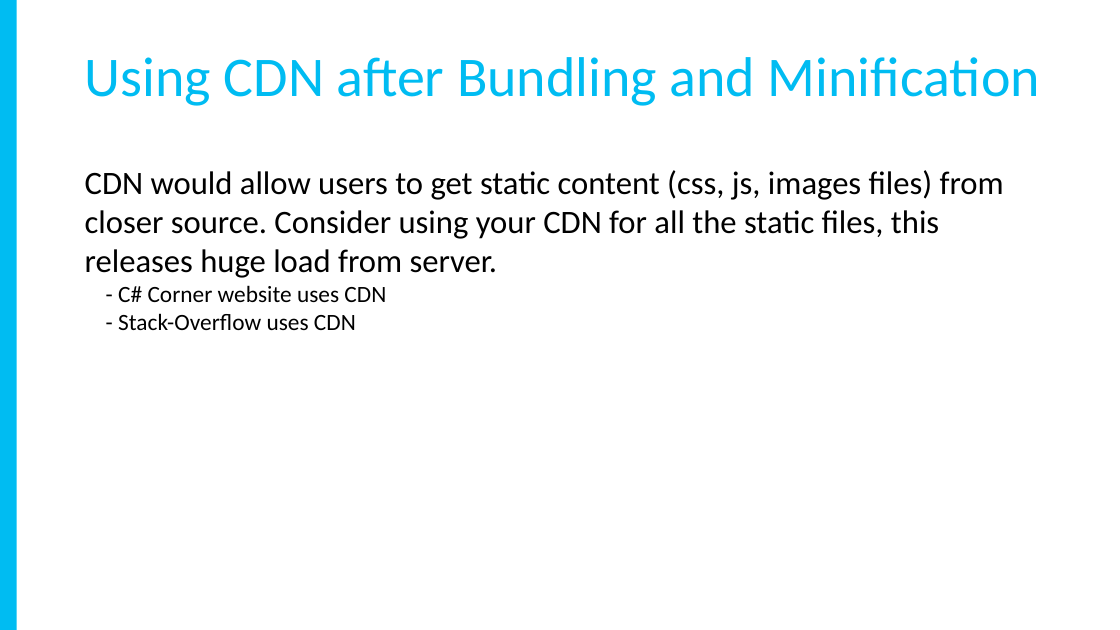
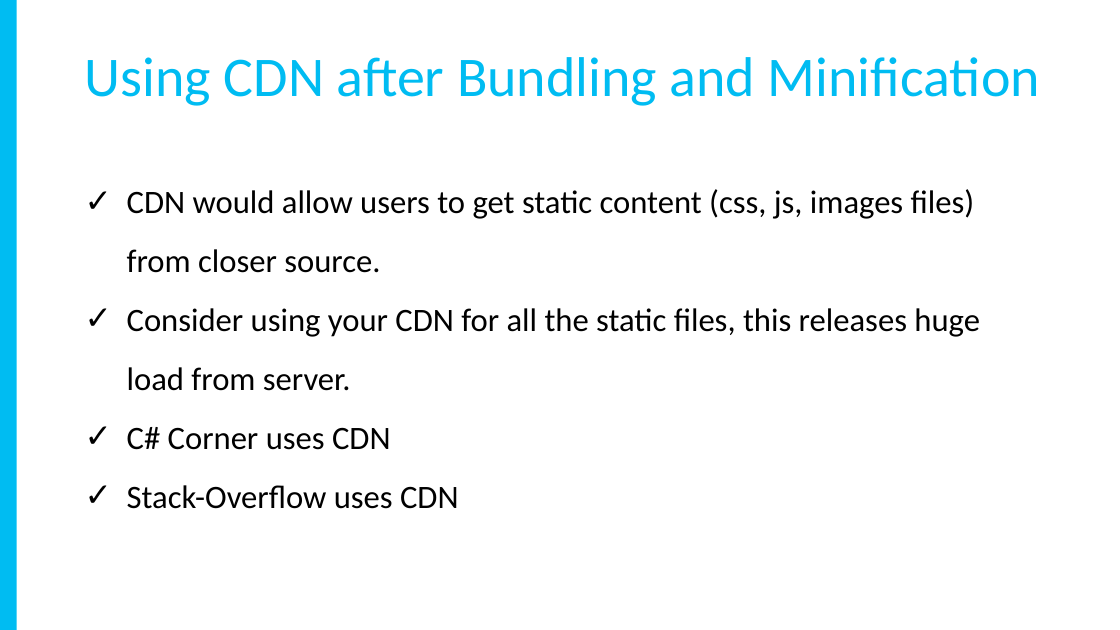
Before and after one commit to yadavavijay/tips-tricks, a slide deck: slide 10 of EmptyProject/Slides.pptx (slide 8 before the commit). Drawn at 1120x630 pixels with LibreOffice and Linux fonts; fonts in the diff are those of the drawing. Boxes give left, top, right and bottom in pixels: in the first picture for what was removed or moved away, otherwise in the second. Text is boxed around its words. In the diff, an @@ line names an element or a change of style, - is before the commit and + after.

```diff
--- a/EmptyProject/Slides.pptx
+++ b/EmptyProject/Slides.pptx
@@ text at [127, 189, 980, 509]: text changed @@
-CDN would allow users to get static content (css, js, images files) from closer source. Consider using your CDN for all the static files, this releases huge load from server.
-- C# Corner website uses CDN
-- Stack-Overflow uses CDN
+✓ CDN would allow users to get static content (css, js, images files) from closer source.
+✓ Consider using your CDN for all the static files, this releases huge load from server.
+✓ C# Corner uses CDN
+✓ Stack-Overflow uses CDN
```
Also in this commit, not shown: 7 other slides changed, 4 slides added, 1 slide removed.
